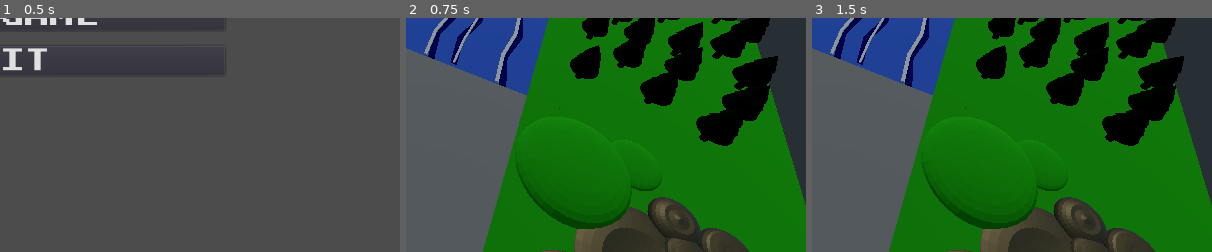
Above: before the commit, frames 1-3 (left to right).
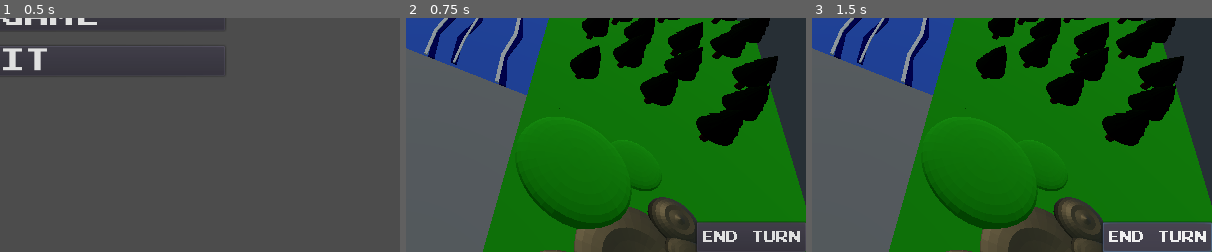
Above: after the commit, the same moments.

Repository: gabrielcornish/Merchants-Prototype
Game: Godot game, scene res://StartScreen/StartScreen.tscn
The game is run twice, just before and just after one commit, with the same random seed, the same clock (stepped at 60 frames per second) and the same inputs.
Inputs (mouse positions are % of the whole screen's width and height, from its top left):
- Up to frame 1 (0.5 s): no input
- Up to frame 2 (0.75 s): click "NEW GAME" at 0.5 s
- Up to frame 3 (1.5 s): click (93, 97) at 1.25 s, where only the run after the commit has a clickable "END TURN"
The pictures show only the part of the screen within x 50-100%, y 50-100%; the shares and areas given below are measured in that part.

Frame 1 is identical in both runs. In frame 2, 3.1% of the frame differs, in the area x 72-100%, y 87-100%; in frame 3, 3.5%.

Commit message:
Player can now end turn via button

Diff:
--- a/GUI/GUI.tscn
+++ b/GUI/GUI.tscn
@@ -5,6 +5,6 @@
 
 [node name="GUI" type="CanvasLayer"]
 
+[node name="GameHUD" parent="." instance=ExtResource( 2 )]
+
 [node name="PauseMenu" parent="." instance=ExtResource( 1 )]
-
-[node name="GameHUD" parent="." instance=ExtResource( 2 )]
--- /dev/null
+++ b/GUI/GameHUD.gd
@@ -0,0 +1,20 @@
+extends Control
+
+
+# Declare member variables here. Examples:
+# var a = 2
+# var b = "text"
+
+
+# Called when the node enters the scene tree for the first time.
+func _ready():
+	pass # Replace with function body.
+
+
+# Called every frame. 'delta' is the elapsed time since the previous frame.
+#func _process(delta):
+#	pass
+
+
+func _on_EndTurnBtn_pressed():
+	Events.emit_signal("end_player_turn")
--- a/GUI/GameHUD.tscn
+++ b/GUI/GameHUD.tscn
@@ -1,8 +1,15 @@
-[gd_scene format=2]
+[gd_scene load_steps=4 format=2]
+
+[ext_resource path="res://SharedResources/Fonts/PrStart.ttf" type="DynamicFontData" id=1]
+[ext_resource path="res://GUI/GameHUD.gd" type="Script" id=2]
+
+[sub_resource type="DynamicFont" id=1]
+font_data = ExtResource( 1 )
 
 [node name="GameHUD" type="Control"]
 anchor_right = 1.0
 anchor_bottom = 1.0
+script = ExtResource( 2 )
 
 [node name="ActionPoints" type="Control" parent="."]
 anchor_left = 0.5
@@ -40,3 +47,23 @@
 text = "23"
 align = 1
 valign = 1
+
+[node name="EndTurn" type="Control" parent="."]
+anchor_left = 1.0
+anchor_top = 1.0
+anchor_right = 1.0
+anchor_bottom = 1.0
+margin_left = -40.0
+margin_top = -40.0
+
+[node name="EndTurnBtn" type="Button" parent="EndTurn"]
+anchor_left = 1.0
+anchor_top = 1.0
+anchor_right = 1.0
+anchor_bottom = 1.0
+margin_left = -140.0
+margin_top = -38.0
+custom_fonts/font = SubResource( 1 )
+text = "END TURN"
+
+[connection signal="pressed" from="EndTurn/EndTurnBtn" to="." method="_on_EndTurnBtn_pressed"]
--- a/Player/Player.gd
+++ b/Player/Player.gd
@@ -12,5 +12,5 @@
 	#yield(player, "out_of_trader_movement_points")
 		#The above 'yield' will hold the game at this state until we hit a certain trigger.
 		#We can stash anything we want in here, then we could have the turn advance with a signal or a button press
-	yield(get_tree().create_timer(0.5), "timeout")
-	Events.emit_signal("end_player_turn")
+	#yield(get_tree().create_timer(0.5), "timeout")
+	#Events.emit_signal("end_player_turn")
